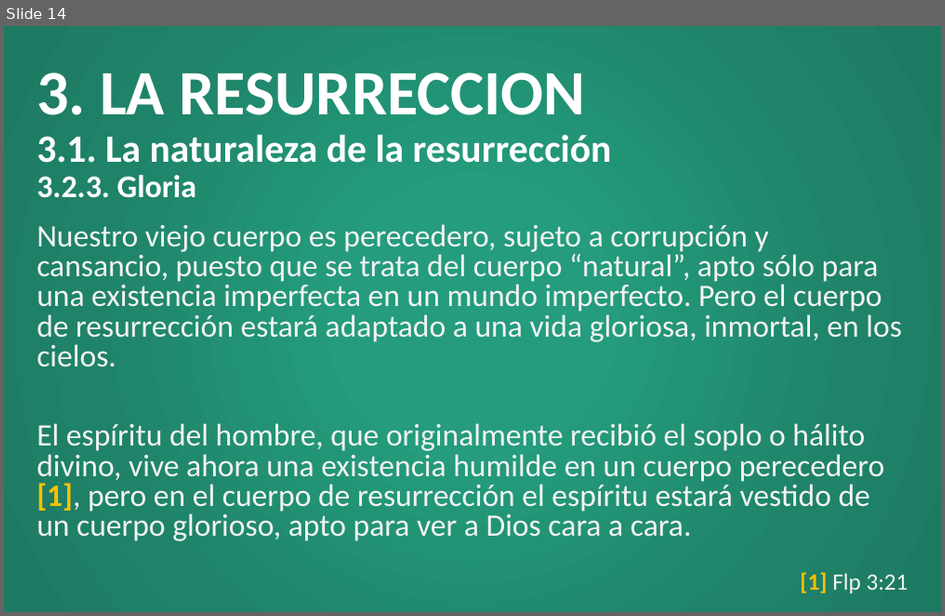
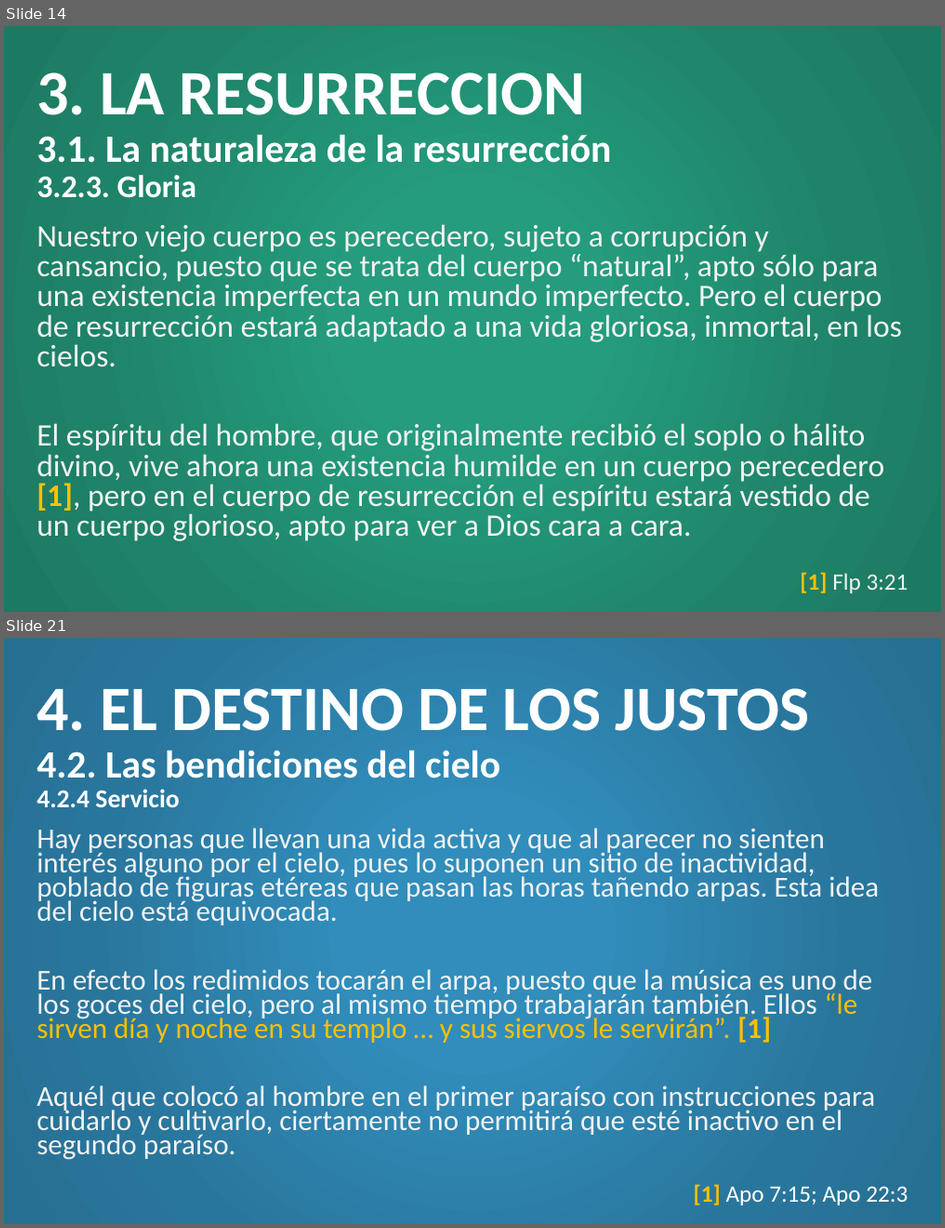
Before and after one commit to CreyTuning/documents, a slide deck: slideshow/Teologia Sistematica y Biblica - Myer Pearlman/Clases/10. Acontecimientos finales.pptx. Shown one above the other, each under a label of ours: slide 14 before the commit, slides 14 and 21 after it; the slides between them are not shown. The pictures are 945x616 and 945x1228 pixels, drawn with LibreOffice and Linux fonts; fonts in the diff are those of the drawing. Boxes give left, top, right and bottom in pixels: in the first picture for what was removed or moved away, otherwise in the second. Text is boxed around its words. In the diff, an @@ line names an element or a change of style, - is before the commit and + after.

```diff
--- a/slideshow/Teologia Sistematica y Biblica - Myer Pearlman/Clases/10. Acontecimientos finales.pptx
+++ b/slideshow/Teologia Sistematica y Biblica - Myer Pearlman/Clases/10. Acontecimientos finales.pptx
@@ slide 21 added at (x1=4, y1=638, x2=941, y2=1224), background gradient #318DBB to #29769D to #276F93 @@
@@ title added at (x1=37, y1=688, x2=809, y2=807), 29.7 pt, text #FFFFFF, bold @@
+4. EL DESTINO DE LOS JUSTOS
+4.2. Las bendiciones del cielo
+4.2.4 Servicio
@@ text added at (x1=37, y1=828, x2=879, y2=1160), 22.2 pt, text #F2F2F2 @@
+Hay personas que llevan una vida activa y que al parecer no sienten interés alguno por el cielo, pues lo suponen un sitio de inactividad, poblado de figuras etéreas que pasan las horas tañendo arpas. Esta idea del cielo está equivocada.
+En efecto los redimidos tocarán el arpa, puesto que la música es uno de los goces del cielo, pero al mismo tiempo trabajarán también. Ellos “le sirven día y noche en su templo … y sus siervos le servirán”. [1]
+Aquél que colocó al hombre en el primer paraíso con instrucciones para cuidarlo y cultivarlo, ciertamente no permitirá que esté inactivo en el segundo paraíso.
@@ text added at (x1=694, y1=1184, x2=908, y2=1205), 18 pt, text #FFFFFF @@
+[1] Apo 7:15; Apo 22:3
```
Also in this commit, not shown: 20 other slides added, 2 other files.
